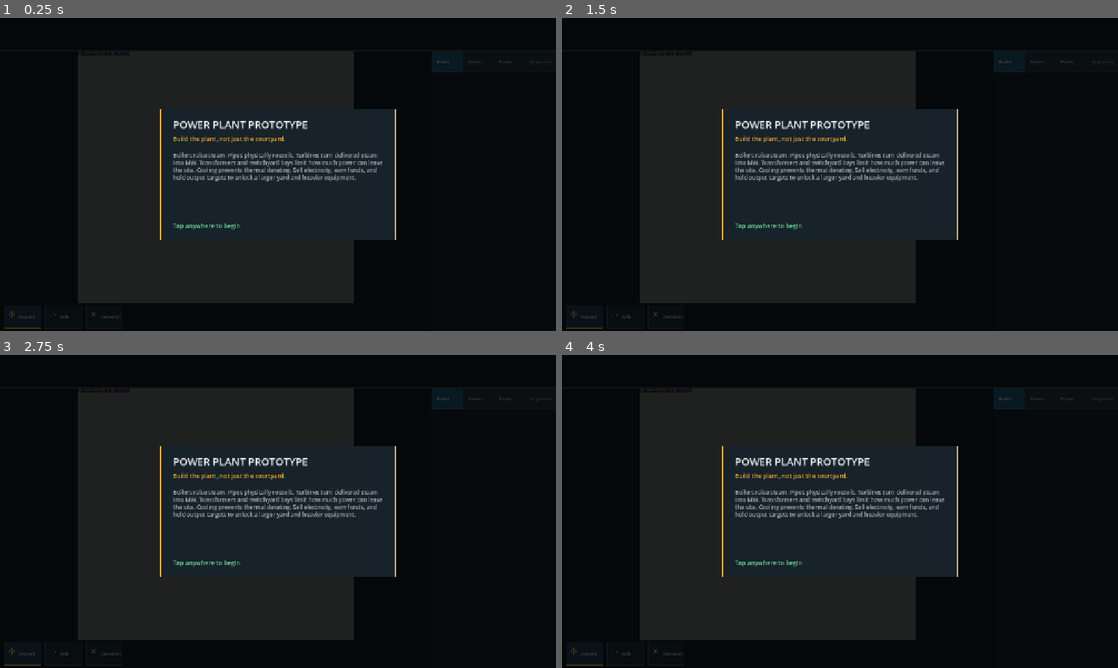
Above: before the commit, frames 1-4 (two rows, left to right).
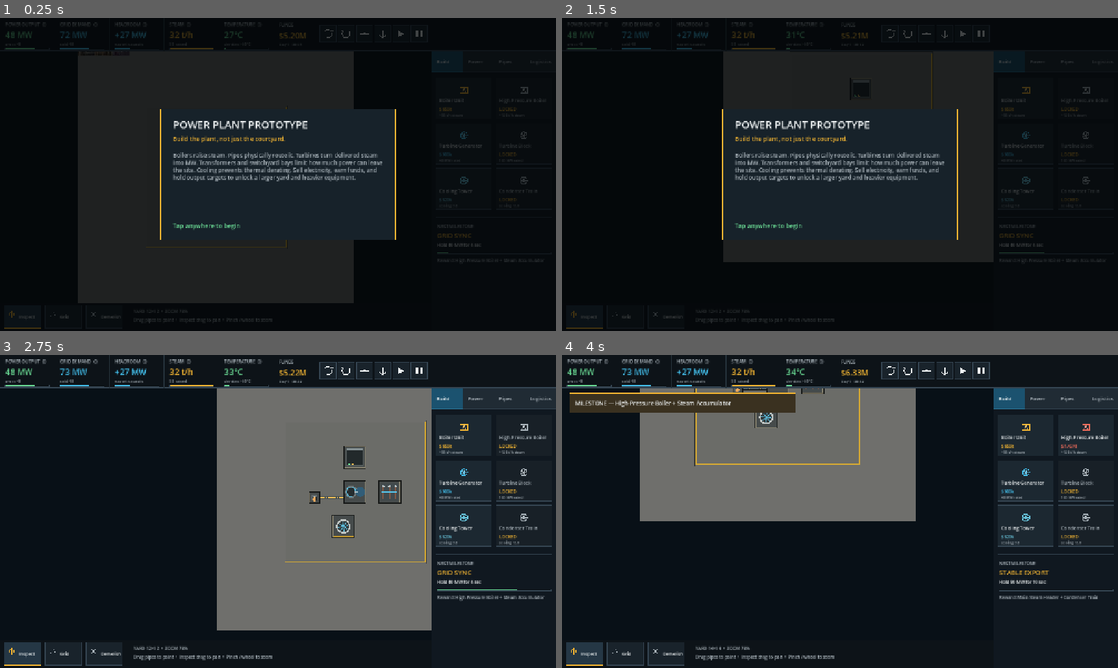
Above: after the commit, the same moments.

Repository: narmanb/circuit-bloom
Game: Godot game, scene res://scenes/Main.tscn
Two runs of this game, one before a commit and one after it. Both use one fixed random seed, a clock stepped at 60 frames per second and the inputs below.
Inputs (mouse positions are in pixels of both pictures, inside the frame that each line leads up to):
- Up to frame 1 (0.25 s): no input
- Up to frame 2 (1.5 s): tap Enter at 0.5 s; drag from (840, 174) to (895, 105) at 0.52 s; tap Space at 1.25 s; drag from (728, 190) to (812, 237) at 1.27 s
- Up to frame 3 (2.75 s): tap Enter at 2 s; move the mouse to (333, 442) at 2.02 s; tap Z at 2.1 s; click (333, 442) at 2.17 s
- Up to frame 4 (4 s): tap Space at 2.75, 3.77 s; drag from (812, 574) to (673, 464) at 2.77 s; tap Enter at 3.5 s; move the mouse to (1006, 558) at 3.52 s; tap Z at 3.6 s; click (1006, 558) at 3.67 s

The runs differ from the first frame. In frame 1, 1.0% of the frame differs, in the area x 1-98%, y 1-98%; in frame 2, 24%; in frame 3, 45%, in the area x 0-100%, y 0-100%; in frame 4, 36%.
Error before the commit: Parse Error: Cannot infer the type of "q" variable because the value doesn't have a set type. (res://scripts/Simulation.gd:99)

Commit message:
Fix simulation typing and optimize thermal diffusion

Diff:
--- a/scripts/Simulation.gd
+++ b/scripts/Simulation.gd
@@ -96,7 +96,7 @@
 func neighbors(x: int, y: int) -> Array[Vector2i]:
  var out: Array[Vector2i] = []
  for dir in [Vector2i.LEFT, Vector2i.RIGHT, Vector2i.UP, Vector2i.DOWN]:
-  var q := Vector2i(x, y) + dir
+  var q: Vector2i = Vector2i(x, y) + dir
   if q.x >= 0 and q.y >= 0 and q.x < W and q.y < W: out.append(q)
  return out
 
@@ -232,12 +232,18 @@
 
 func _heat() -> void:
  var next := heat.duplicate()
+ # Thermal diffusion is a hot path (5 simulation ticks/sec on mobile). Avoid
+ # allocating a neighbors array for every one of the 576 yard cells.
  for y in W:
   for x in W:
    var idx := index(x, y)
+   var center: float = heat[idx]
    var diffusion := 0.0
-   for q in neighbors(x, y): diffusion += heat[index(q.x, q.y)] - heat[idx]
-   next[idx] += DT * (0.14 * diffusion - 0.015 * (heat[idx] - AMBIENT))
+   if x > 0: diffusion += heat[idx - 1] - center
+   if x + 1 < W: diffusion += heat[idx + 1] - center
+   if y > 0: diffusion += heat[idx - W] - center
+   if y + 1 < W: diffusion += heat[idx + W] - center
+   next[idx] += DT * (0.14 * diffusion - 0.015 * (center - AMBIENT))
 
  for p in parts:
   var d: Dictionary = Catalog.PARTS[p.id]
